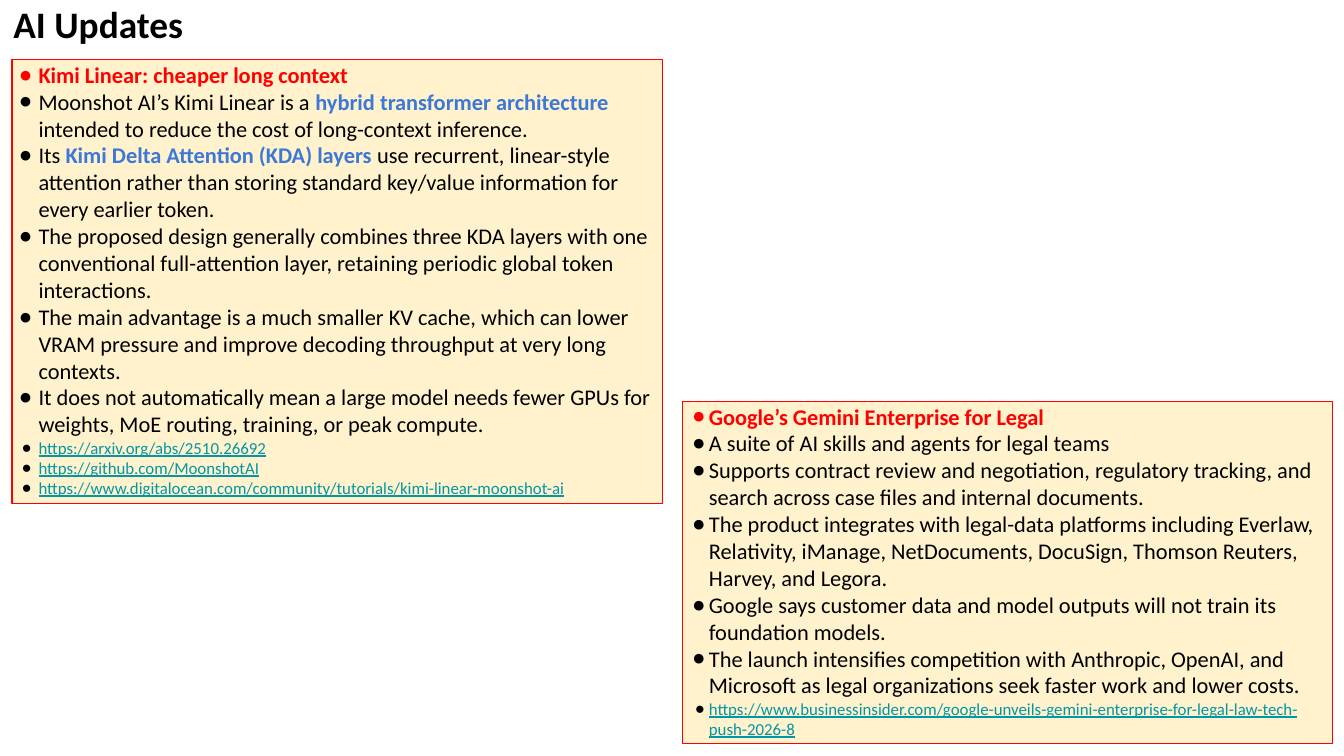
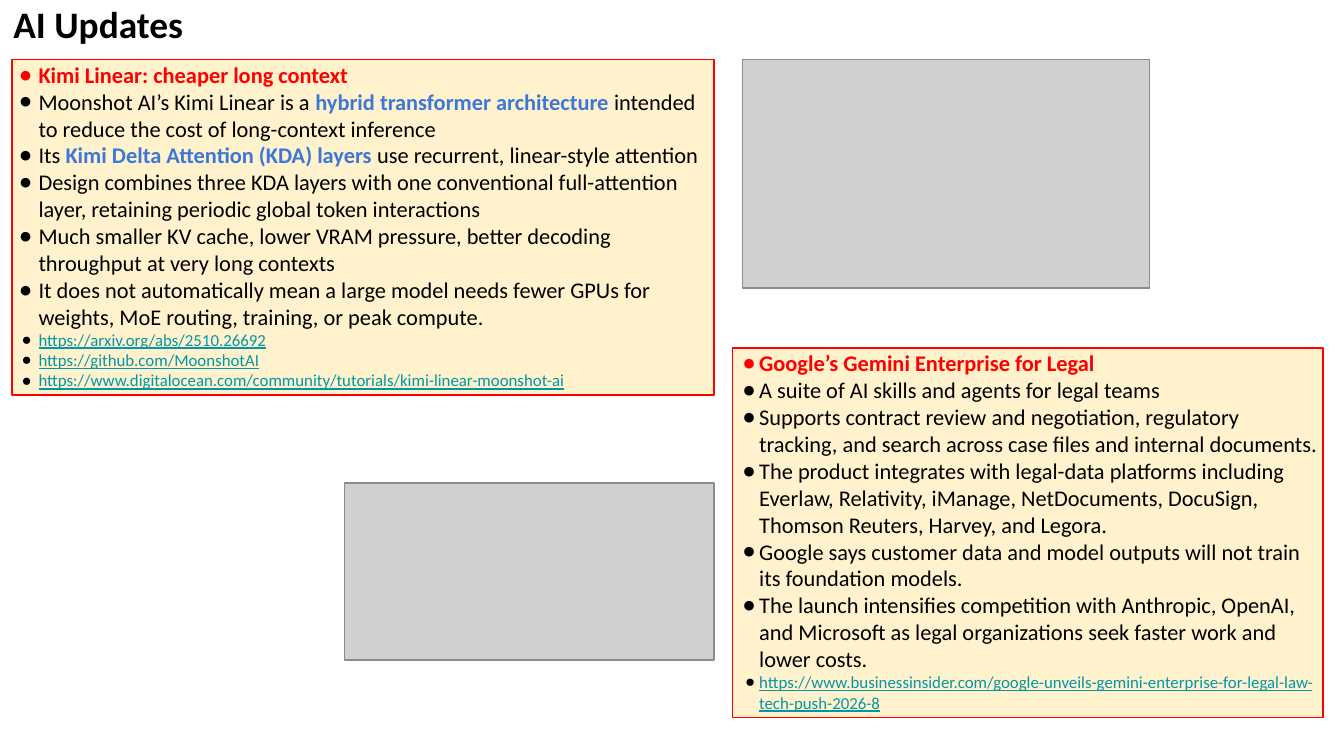
Before and after one commit to lselector/seminar, a slide deck: slide 12 of 2026/2026-08-28-AI-Updates.pptx (slide 11 before the commit). Drawn at 1344x756 pixels with LibreOffice and Linux fonts; fonts in the diff are those of the drawing; grey boxes stand for pictures. Boxes give left, top, right and bottom in pixels: in the first picture for what was removed or moved away, otherwise in the second. Text is boxed around its words. In the diff, an @@ line names an element or a change of style, - is before the commit and + after.

Commit message:
update

```diff
--- a/2026/2026-08-28-AI-Updates.pptx
+++ b/2026/2026-08-28-AI-Updates.pptx
@@ rectangle "Kimi Linear: cheaper long context": place and size @@
-rectangle "Kimi Linear: cheaper long context" at [12,59,663,503]
+rectangle "Kimi Linear: cheaper long context" at [12,59,714,394]
@@ picture added at [742,59,1149,288] @@
@@ text in rectangle at [39,94,698,275]: text changed @@
-● Moonshot AI’s Kimi Linear is a hybrid transformer architecture intended to reduce the cost of long-context inference.
-● Its Kimi Delta Attention (KDA) layers use recurrent, linear-style attention rather than storing standard key/value information for every earlier token.
-● The proposed design generally combines three KDA layers with one conventional full-attention layer, retaining periodic global token interactions.
-● The main advantage is a much smaller KV cache, which can lower VRAM pressure and improve decoding throughput at very long contexts.
+● Moonshot AI’s Kimi Linear is a hybrid transformer architecture intended to reduce the cost of long-context inference
+● Its Kimi Delta Attention (KDA) layers use recurrent, linear-style attention
+● Design combines three KDA layers with one conventional full-attention layer, retaining periodic global token interactions
+● Much smaller KV cache, lower VRAM pressure, better decoding throughput at very long contexts
@@ rectangle "Google’s Gemini Enterprise for Legal": place and size @@
-rectangle "Google’s Gemini Enterprise for Legal" at [683,402,1333,745]
+rectangle "Google’s Gemini Enterprise for Legal" at [732,348,1322,718]
@@ picture added at [344,482,714,660] @@
```
Also in this commit, not shown: 9 other slides changed, 1 slide added.
